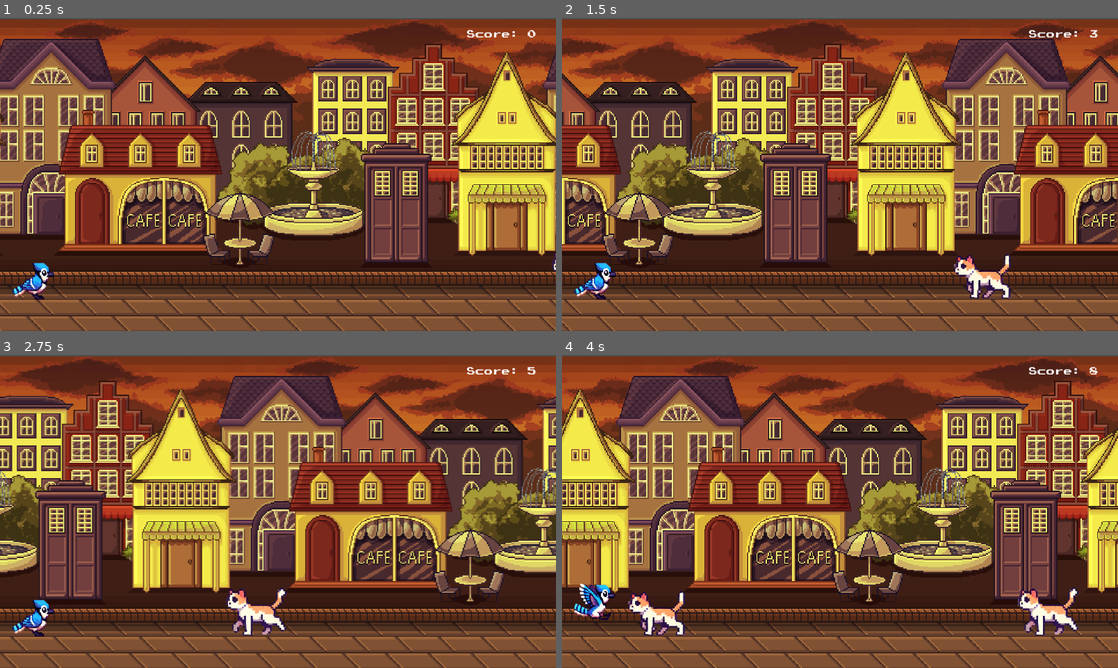
Above: before the commit, frames 1-4 (two rows, left to right).
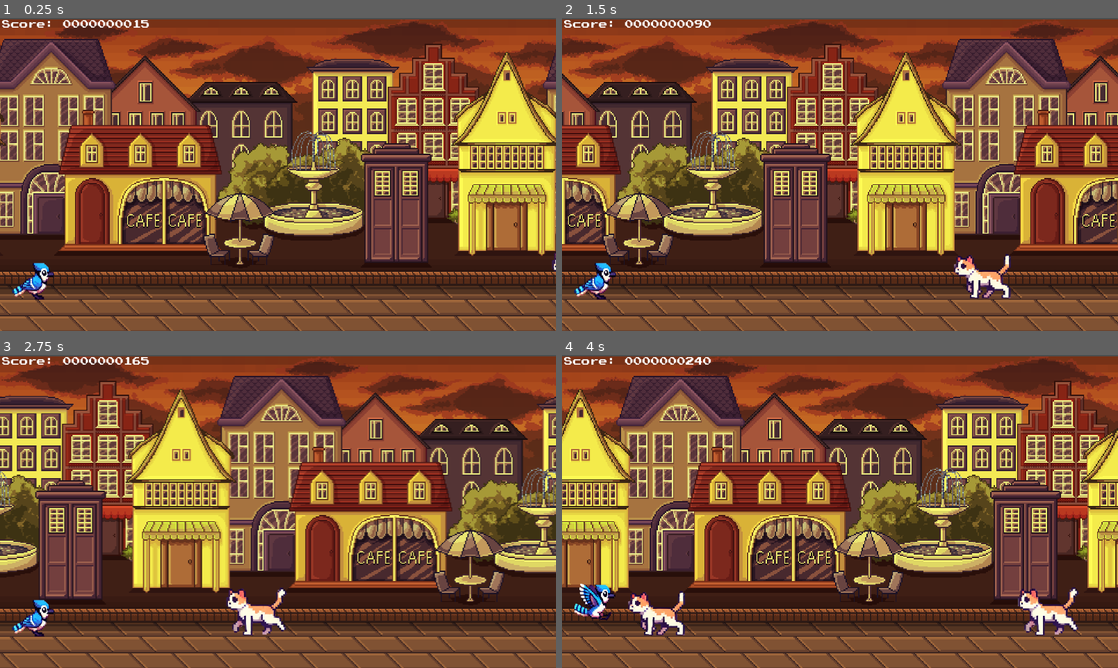
Above: after the commit, the same moments.

Repository: reddign/gamers
Game: Godot game, scene res://main.tscn
Same seed, same stepped clock (60 frames per second), same inputs: the game is played once before the commit and once after it.
Inputs:
- Up to frame 1 (0.25 s): no input
- Up to frame 2 (1.5 s): tap Enter (ui_accept) at 0.5, 0.77 s
- Up to frame 3 (2.75 s): tap Enter (ui_accept) at 1.52 s
- Up to frame 4 (4 s): tap Enter (ui_accept) at 3.02, 3.77 s

The runs differ from the first frame. In frame 1, 0.4% of the frame differs, in the area x 0-97%, y 0-7%; in frame 2, 0.5%; in frame 3, 0.5%; in frame 4, 0.5%.

Commit message:
changed score display

Diff:
--- a/web_src/games/jayrunner/jayrunner_src/main.tscn
+++ b/web_src/games/jayrunner/jayrunner_src/main.tscn
@@ -84,9 +84,12 @@
 autostart = true
 
 [node name="ScoreLabel" type="Label" parent="." groups=["scrollers"]]
-offset_left = 1075.0
-offset_top = 28.0
-offset_bottom = 122.0
+offset_left = 5.0
+offset_top = 5.0
+offset_right = 165.0
+offset_bottom = 25.0
+size_flags_horizontal = 4
+size_flags_vertical = 0
 theme_override_fonts/font = ExtResource("8_8krd5")
 theme_override_font_sizes/font_size = 20
 text = "Score: 0"
--- a/web_src/games/jayrunner/jayrunner_src/score_label.gd
+++ b/web_src/games/jayrunner/jayrunner_src/score_label.gd
@@ -1,6 +1,6 @@
 extends Label
 
-var score = 0
+var score:int = 0
 var game_over = false
 var frames_since_last_increment = 0
 var frames_per_increment = 30  # Increment score every 30 frames
@@ -10,11 +10,8 @@
 # Called every frame. 'delta' is the elapsed time since the previous frame.
 func _process(_delta: float) -> void:
 	if not game_over:
-		frames_since_last_increment += 1
-		if frames_since_last_increment >= frames_per_increment:
-			score += 1
-			frames_since_last_increment = 0
-		text = "Score: %d" % score
+		score += 1
+		text = "Score: %010d" % score
 
 func _on_obstacles_end_game() -> void:
 	game_over = true
Not shown, changed: web_src/games/jayrunner/jayrunner_exports/jayrunner.html
Not shown, changed: web_src/games/jayrunner/jayrunner_exports/jayrunner.pck
